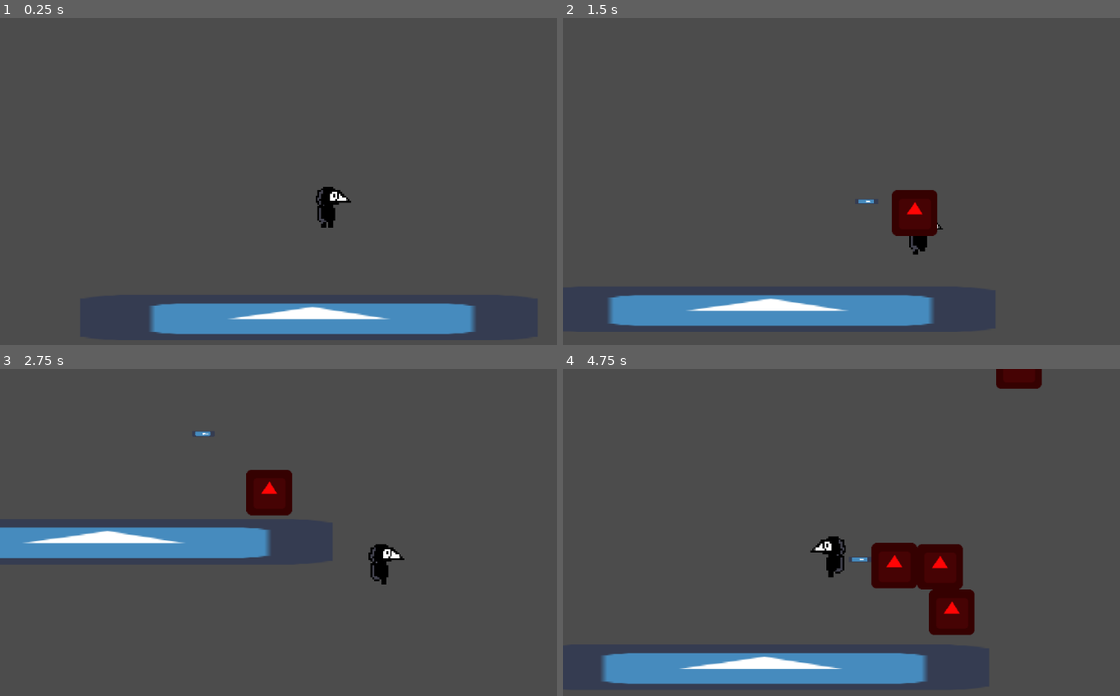
Above: before the commit, frames 1-4 (two rows, left to right).
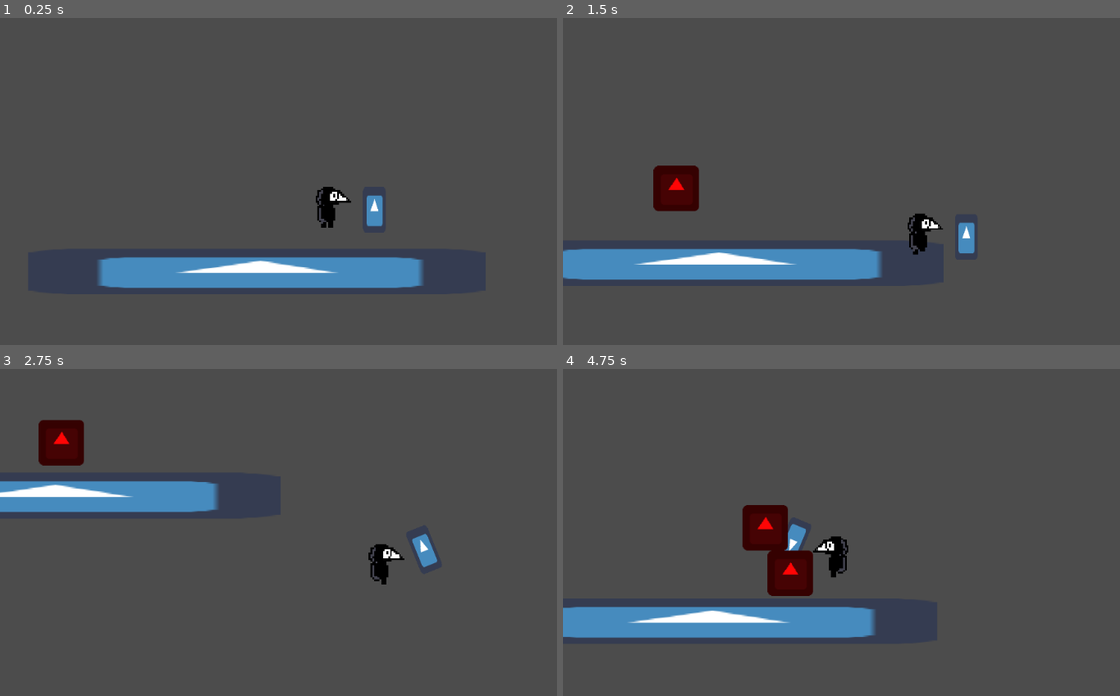
Above: after the commit, the same moments.

Repository: Takexin/Atividade-AC2-HG-3tri
Game: Godot game, scene res://scenes/main.tscn
Two runs of this game, one before a commit and one after it. Both use one fixed random seed, a clock stepped at 60 frames per second and the inputs below. The engine's default icon, where the game draws it, is replaced by a stand-in: a white triangle on a blue panel in a dark square.
Inputs:
- Up to frame 1 (0.25 s): no input
- Up to frame 2 (1.5 s): tap Enter at 0.5 s; hold D (keyRight) 0.53-1.28 s; hold S (keyDown) from 1.28 s (still down)
- Up to frame 3 (2.75 s): release S (keyDown) at 2.03 s; hold D (keyRight) from 2.03 s (still down)
- Up to frame 4 (4.75 s): release D (keyRight) at 2.78 s; hold W (keyUp) 2.78-3.53 s; hold A (keyLeft) from 3.53 s (still down)

The runs differ from the first frame. In frame 1, 11% of the frame differs, in the area x 17-86%, y 54-97%; in frame 2, 14%; in frame 3, 11%; in frame 4, 18%, in the area x 0-87%, y 0-97%.
Error before the commit: Invalid operands 'Nil' and 'int' in operator '*'. (res://scripts/bow.gd:17)

Commit message:
detection system fix + enemy queue added(to do)

Diff:
--- a/scenes/Enemy.tscn
+++ b/scenes/Enemy.tscn
@@ -7,6 +7,8 @@
 extents = Vector2( 32, 32 )
 
 [node name="KinematicBody2D" type="KinematicBody2D"]
+collision_layer = 3
+collision_mask = 3
 script = ExtResource( 2 )
 
 [node name="Sprite" type="Sprite" parent="."]
@@ -19,4 +21,13 @@
 [node name="Timer" type="Timer" parent="."]
 wait_time = 0.5
 
+[node name="Area2D" type="Area2D" parent="."]
+collision_layer = 3
+collision_mask = 3
+
+[node name="CollisionShape2D" type="CollisionShape2D" parent="Area2D"]
+scale = Vector2( 1.2, 1.2 )
+shape = SubResource( 1 )
+
 [connection signal="timeout" from="Timer" to="." method="_on_Timer_timeout"]
+[connection signal="body_entered" from="Area2D" to="." method="_on_Area2D_body_entered"]
--- a/scenes/character.tscn
+++ b/scenes/character.tscn
@@ -1,7 +1,8 @@
-[gd_scene load_steps=5 format=2]
+[gd_scene load_steps=6 format=2]
 
 [ext_resource path="res://assets/images/walkCycle.png" type="Texture" id=1]
 [ext_resource path="res://scripts/character.gd" type="Script" id=2]
+[ext_resource path="res://scenes/weakpons/bow.tscn" type="PackedScene" id=3]
 
 [sub_resource type="RectangleShape2D" id=2]
 extents = Vector2( 32, 32 )
@@ -53,5 +54,7 @@
 playback_speed = 0.5
 anims/walk = SubResource( 3 )
 
+[node name="bow" parent="." instance=ExtResource( 3 )]
+
 [connection signal="timeout" from="Timer" to="." method="_on_Timer_timeout"]
 [connection signal="timeout" from="Timer2" to="." method="_on_Timer2_timeout"]
--- a/scenes/main.tscn
+++ b/scenes/main.tscn
@@ -7,28 +7,30 @@
 [node name="main" type="Node2D"]
 script = ExtResource( 4 )
 
-[node name="character" parent="." instance=ExtResource( 1 )]
-position = Vector2( 388, 204 )
-collision_layer = 2
-collision_mask = 2
-
-[node name="EnemySpawn1" type="Node2D" parent="character"]
-position = Vector2( 570, 223 )
-
-[node name="EnemySpawn2" type="Node2D" parent="character"]
-position = Vector2( -314, 421 )
-
-[node name="EnemySpawn4" type="Node2D" parent="character"]
-position = Vector2( -670, -349 )
-
-[node name="EnemySpawn3" type="Node2D" parent="character"]
-position = Vector2( 756, -226 )
+[node name="projectileContainer" type="Node2D" parent="."]
 
 [node name="Icon" type="Sprite" parent="."]
 position = Vector2( 361, 356 )
 scale = Vector2( 10.0313, 1 )
 texture = ExtResource( 2 )
 
+[node name="character" parent="." instance=ExtResource( 1 )]
+position = Vector2( 461, 269 )
+collision_layer = 2
+collision_mask = 2
+
+[node name="EnemySpawn1" type="Node2D" parent="character"]
+position = Vector2( -298, -21 )
+
+[node name="EnemySpawn2" type="Node2D" parent="character"]
+position = Vector2( -308, -25 )
+
+[node name="EnemySpawn4" type="Node2D" parent="character"]
+position = Vector2( 232, -49 )
+
+[node name="EnemySpawn3" type="Node2D" parent="character"]
+position = Vector2( 229, -22 )
+
 [node name="EnemySpawnTimer" type="Timer" parent="."]
 
 [connection signal="timeout" from="EnemySpawnTimer" to="." method="_on_EnemySpawnTimer_timeout"]
--- a/scenes/weakpons/bow.gd
+++ /dev/null
@@ -1,16 +0,0 @@
-extends KinematicBody2D
-
-
-# Declare member variables here. Examples:
-# var a = 2
-# var b = "text"
-
-
-# Called when the node enters the scene tree for the first time.
-func _ready():
-	pass # Replace with function body.
-
-
-# Called every frame. 'delta' is the elapsed time since the previous frame.
-#func _process(delta):
-#	pass
--- a/scenes/weakpons/bow.tscn
+++ b/scenes/weakpons/bow.tscn
@@ -1,32 +1,26 @@
 [gd_scene load_steps=4 format=2]
 
 [ext_resource path="res://icon.png" type="Texture" id=1]
-[ext_resource path="res://scripts/bow.gd" type="Script" id=2]
+[ext_resource path="res://scripts/bowWeapon.gd" type="Script" id=2]
 
-[sub_resource type="RectangleShape2D" id=1]
-extents = Vector2( 4, 16 )
+[sub_resource type="CircleShape2D" id=1]
 
-[node name="bow" type="KinematicBody2D"]
+[node name="bow" type="Node2D"]
 script = ExtResource( 2 )
+weaponCooldown = 0.1
 
-[node name="CollisionShape2D" type="CollisionShape2D" parent="."]
-rotation = 1.5708
+[node name="Sprite" type="Sprite" parent="."]
+position = Vector2( 65, 0 )
+scale = Vector2( 0.5, 1 )
+texture = ExtResource( 1 )
+
+[node name="Area2D" type="Area2D" parent="."]
+
+[node name="CollisionShape2D" type="CollisionShape2D" parent="Area2D"]
+scale = Vector2( 20, 20 )
 shape = SubResource( 1 )
 
-[node name="Sprite" type="Sprite" parent="."]
-position = Vector2( 0.294, 0 )
-rotation = 1.5708
-scale = Vector2( 0.125, 0.5 )
-texture = ExtResource( 1 )
+[node name="shootCooldown" type="Timer" parent="."]
 
-[node name="Timer" type="Timer" parent="."]
-wait_time = 0.05
-autostart = true
-
-[node name="VisibilityNotifier2D" type="VisibilityNotifier2D" parent="."]
-position = Vector2( 2.38419e-07, 2.38419e-07 )
-rotation = 1.5708
-scale = Vector2( 0.4, 1.6 )
-
-[connection signal="timeout" from="Timer" to="." method="_on_Timer_timeout"]
-[connection signal="screen_exited" from="VisibilityNotifier2D" to="." method="_on_VisibilityNotifier2D_screen_exited"]
+[connection signal="body_entered" from="Area2D" to="." method="_on_Area2D_body_entered"]
+[connection signal="timeout" from="shootCooldown" to="." method="_on_shootCooldown_timeout"]
--- /dev/null
+++ b/scenes/weakpons/projectile.tscn
@@ -0,0 +1,33 @@
+[gd_scene load_steps=4 format=2]
+
+[ext_resource path="res://scripts/bow.gd" type="Script" id=1]
+[ext_resource path="res://icon.png" type="Texture" id=2]
+
+[sub_resource type="RectangleShape2D" id=1]
+extents = Vector2( 4, 16 )
+
+[node name="projectile" type="KinematicBody2D"]
+script = ExtResource( 1 )
+
+[node name="CollisionShape2D" type="CollisionShape2D" parent="."]
+rotation = 1.5708
+scale = Vector2( 1.22, 1.22 )
+shape = SubResource( 1 )
+
+[node name="Sprite" type="Sprite" parent="."]
+position = Vector2( 0.294, 0 )
+rotation = 1.5708
+scale = Vector2( 0.125, 0.5 )
+texture = ExtResource( 2 )
+
+[node name="Timer" type="Timer" parent="."]
+wait_time = 0.05
+autostart = true
+
+[node name="VisibilityNotifier2D" type="VisibilityNotifier2D" parent="."]
+position = Vector2( 2.38419e-07, 2.38419e-07 )
+rotation = 1.5708
+scale = Vector2( 0.4, 1.6 )
+
+[connection signal="timeout" from="Timer" to="." method="_on_Timer_timeout"]
+[connection signal="screen_exited" from="VisibilityNotifier2D" to="." method="_on_VisibilityNotifier2D_screen_exited"]
--- a/scripts/Enemy.gd
+++ b/scripts/Enemy.gd
@@ -4,6 +4,7 @@
 signal damage
 var canDamage = true
 onready var timer = get_node("Timer")
+export var health = 100
 
 func move_towards_player(player_position, delta, player):
 	var direction = (player_position - position).normalized()
@@ -16,7 +17,24 @@
 	var player = get_parent().get_node("character")
 	if player:
 		move_towards_player(player.position, delta, player)
+	#if get_tree().get_root().get_node("main/projectileContainer").get_children():
+	#	for child in get_tree().get_root().get_node("main/projectileContainer").get_children():
+	#		if(!child.is_connected("projectileDamage",self, "_on_projectile_projectileDamage")):
+	#			child.connect("projectileDamage", self, "_on_projectile_projectileDamage")
 
+func _on_projectile_projectileDamage():
+	health-=30
+	if health <=0:
+		self.queue_free()
 
 func _on_Timer_timeout():
 	canDamage = true
+
+
+func _on_Area2D_body_entered(body):
+	var projectileName = "projectile"
+	if body.get_name().substr(0, projectileName.length()) == projectileName:
+		body.queue_free()
+		health-=30
+		if health <=0:
+			self.queue_free()
--- a/scripts/bow.gd
+++ b/scripts/bow.gd
@@ -1,21 +1,19 @@
 extends KinematicBody2D
-onready var player = get_parent().get_node("character")
+onready var player = get_parent().get_parent().get_node("character")
+onready var bow = get_parent().get_parent().get_node("character/bow/Sprite")
 onready var timer = get_node("Timer")
 const speed = 300
-var direction
+export var direction = Vector2(0,0)
+signal projectileDamage
 func _ready():
 	$Sprite.visible = false
-	var enemy = get_parent().get_node("Enemy")
-	if enemy:
-		direction = (enemy.position - player.position).normalized()
-		self.look_at(direction)
-
-	global_position = player.position
+	self.look_at(direction)
+	global_position = bow.global_position
 func _physics_process(delta):
-	var enemy = get_parent().get_node("Enemy")
-	if enemy:
-		var collision = move_and_collide(direction * 10, delta)
-		if collision:
+	var collision = move_and_collide(direction * 10, delta)
+	var enemyName = "Enemy"
+	if collision:
+		if !(collision.collider.get_name().substr(0, enemyName.length()) == enemyName):
 			self.queue_free()
 func _on_Timer_timeout():
 	$Sprite.visible = true
--- /dev/null
+++ b/scripts/bowWeapon.gd
@@ -0,0 +1,49 @@
+extends Node2D
+onready var player = get_parent().get_node(".")
+var projectileScene = load("res://scenes/weakpons/projectile.tscn")
+
+export var weaponCooldown:float = 0
+var isLookingAt = false
+var lookAtPos = Vector2(0,0)
+var lookAtNode = Node2D
+var canShoot = true
+var enemyQueue = []
+func _ready():
+	pass
+
+func shoot(body: Node):
+
+	if canShoot and body:
+		var projectileInstance = projectileScene.instance()
+		projectileInstance.set_name("projectile")
+		projectileInstance.direction = (body.position - player.position).normalized()
+		get_tree().get_root().get_node("main/projectileContainer").add_child(projectileInstance,true)
+		canShoot = false
+		$shootCooldown.start(weaponCooldown)
+	else:
+		isLookingAt = false
+		enemyQueue.pop_front()
+		if (enemyQueue.front() != null):
+			lookAt(enemyQueue.front())
+func _on_shootCooldown_timeout():
+	canShoot=true
+	shoot(lookAtNode)
+
+func _process(delta):
+	if(isLookingAt):
+		look_at(lookAtPos)
+
+func lookAt(body: Node2D):
+	if body:
+		isLookingAt = true
+		lookAtPos = body.position
+		lookAtNode = body
+		shoot(body)
+	else:
+		isLookingAt = false
+func _on_Area2D_body_entered(body):
+	var enemyName = "Enemy"
+	if body.get_name().substr(0, enemyName.length()) == enemyName and !isLookingAt:
+		print(body)
+		enemyQueue.push_back(body)
+		lookAt(enemyQueue.front())
--- a/scripts/character.gd
+++ b/scripts/character.gd
@@ -5,10 +5,8 @@
 onready var timer = get_node("Timer")
 onready var timer2 = get_node("Timer2")
 onready var sprite = get_node("Sprite")
-var bowScene = load("res://scenes/weakpons/bow.tscn")
-var bowInstance = bowScene.instance()
 func _ready():
-	shoot()
+	pass
 func _physics_process(delta):
 	var velocity = Vector2()
 	if(Input.is_action_pressed("keyUp")):
@@ -52,9 +50,3 @@
 	timer.start(0.1)
 func _on_Timer_timeout():
 	sprite.modulate = Color(1,1,1)
-
-
-func _on_Timer2_timeout():
-	var bowInstance = bowScene.instance()
-	get_parent().add_child(bowInstance)
-	shoot()
--- a/scripts/main.gd
+++ b/scripts/main.gd
@@ -15,6 +15,4 @@
 	var spawnLocation = round(randf()*3)
 	if spawnLocation == 0:
 		spawnLocation =1
-	enemyInstance.position = get_node("character/EnemySpawn%s" %spawnLocation).position
-	print(enemyInstance)
-	print(spawnLocation)
+	enemyInstance.position = get_node("character/EnemySpawn%s" %spawnLocation).global_position
